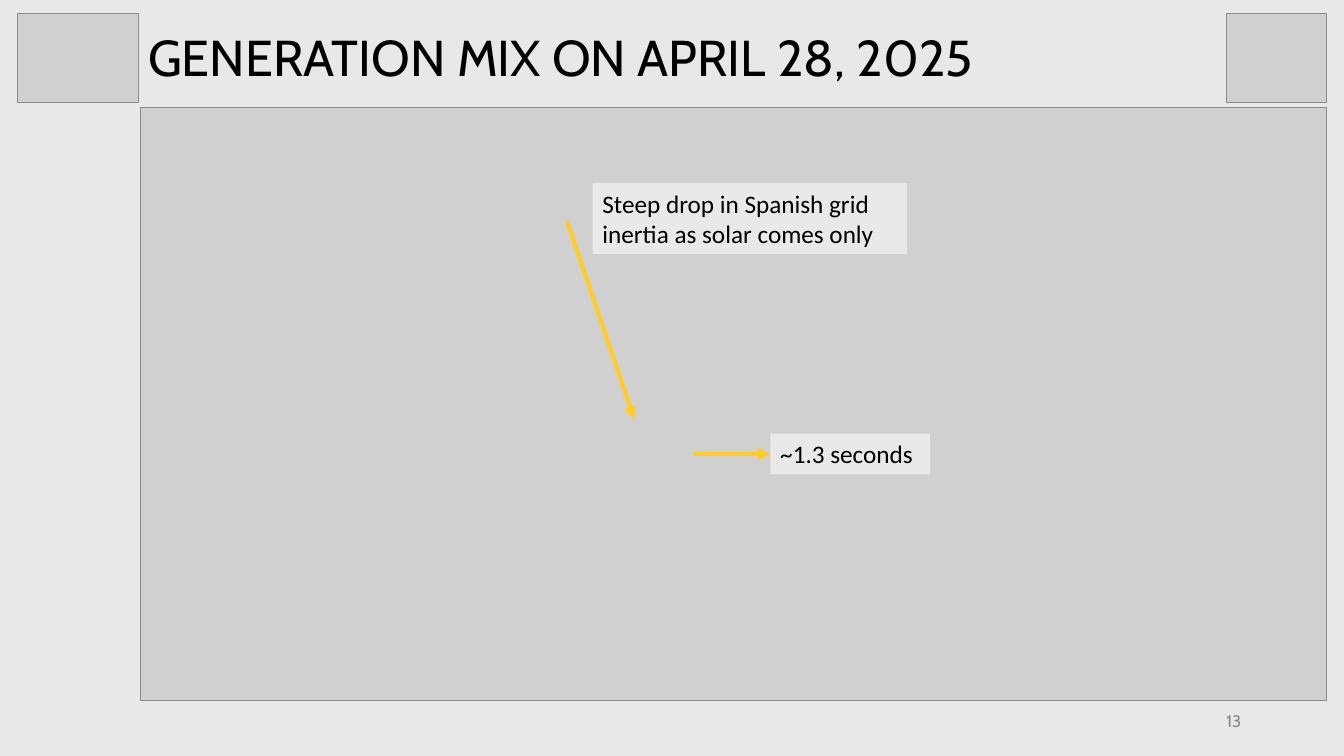
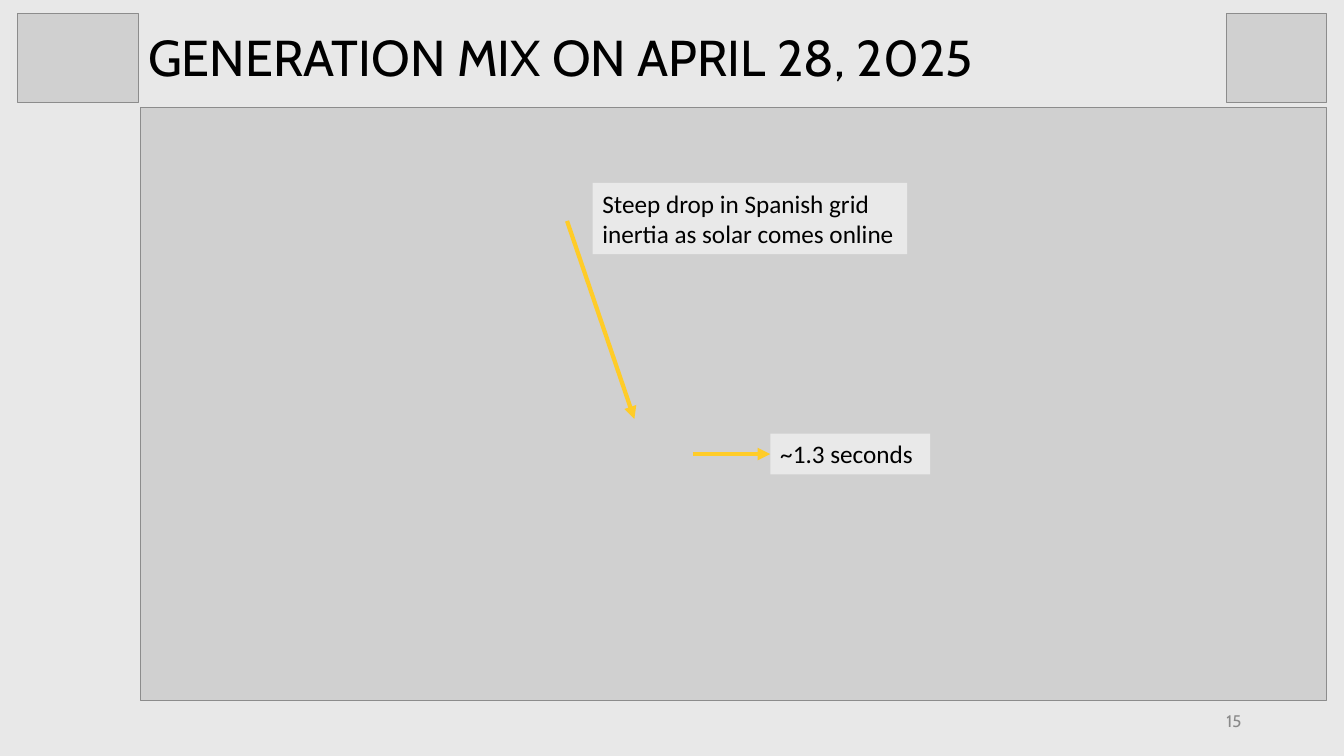
Before and after one commit to brmurray/apagon_april28, a slide deck: slide 15 of reports/Apragon_April28.pptx (slide 13 before the commit). Drawn at 1344x756 pixels with LibreOffice and Linux fonts; fonts in the diff are those of the drawing; grey boxes stand for pictures. Boxes give left, top, right and bottom in pixels: in the first picture for what was removed or moved away, otherwise in the second. Text is boxed around its words. In the diff, an @@ line names an element or a change of style, - is before the commit and + after.

Commit message:
export limits to France, historical inertia estimates

```diff
--- a/reports/Apragon_April28.pptx
+++ b/reports/Apragon_April28.pptx
@@ text in rectangle at [602,195,893,243]: text changed @@
-Steep drop in Spanish grid inertia as solar comes only
+Steep drop in Spanish grid inertia as solar comes online
@@ page number at [1226,715,1241,727]: text changed @@
-13
+15
```
Also in this commit, not shown: 5 other slides changed, 4 slides added, 6 other files.
